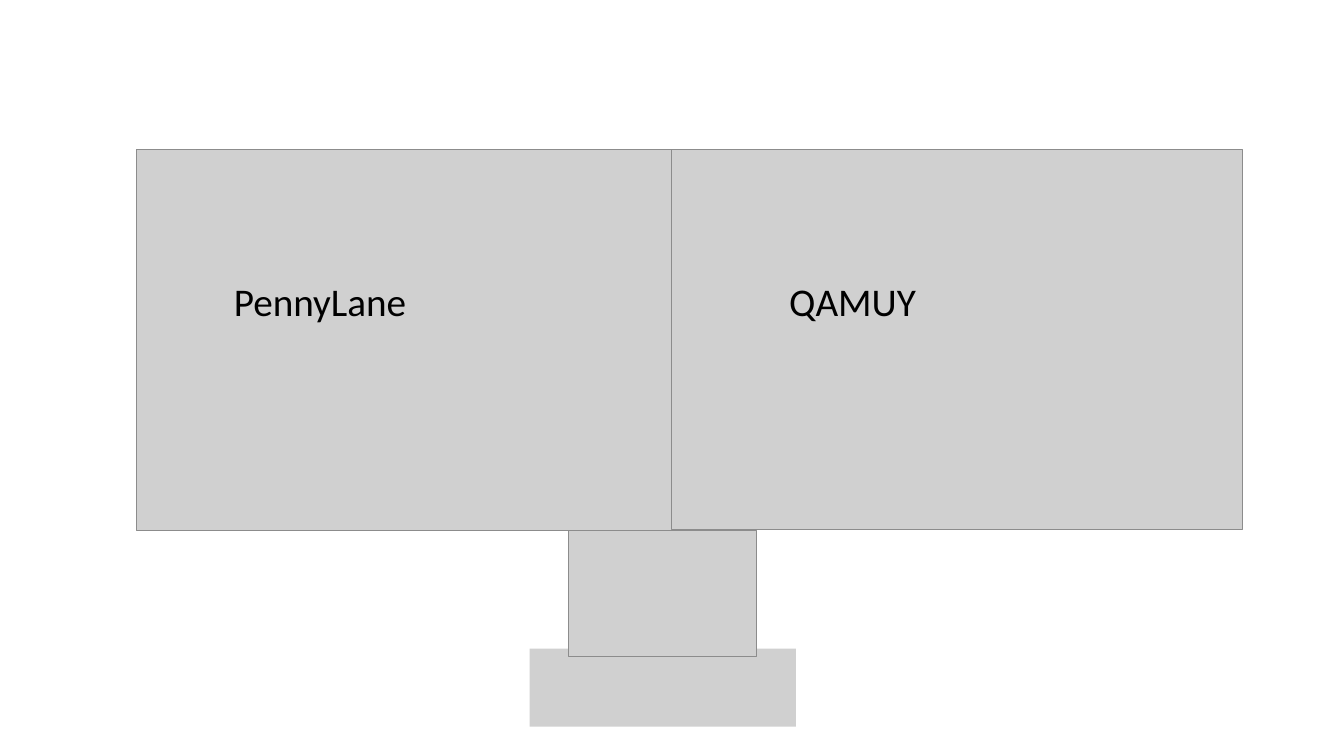
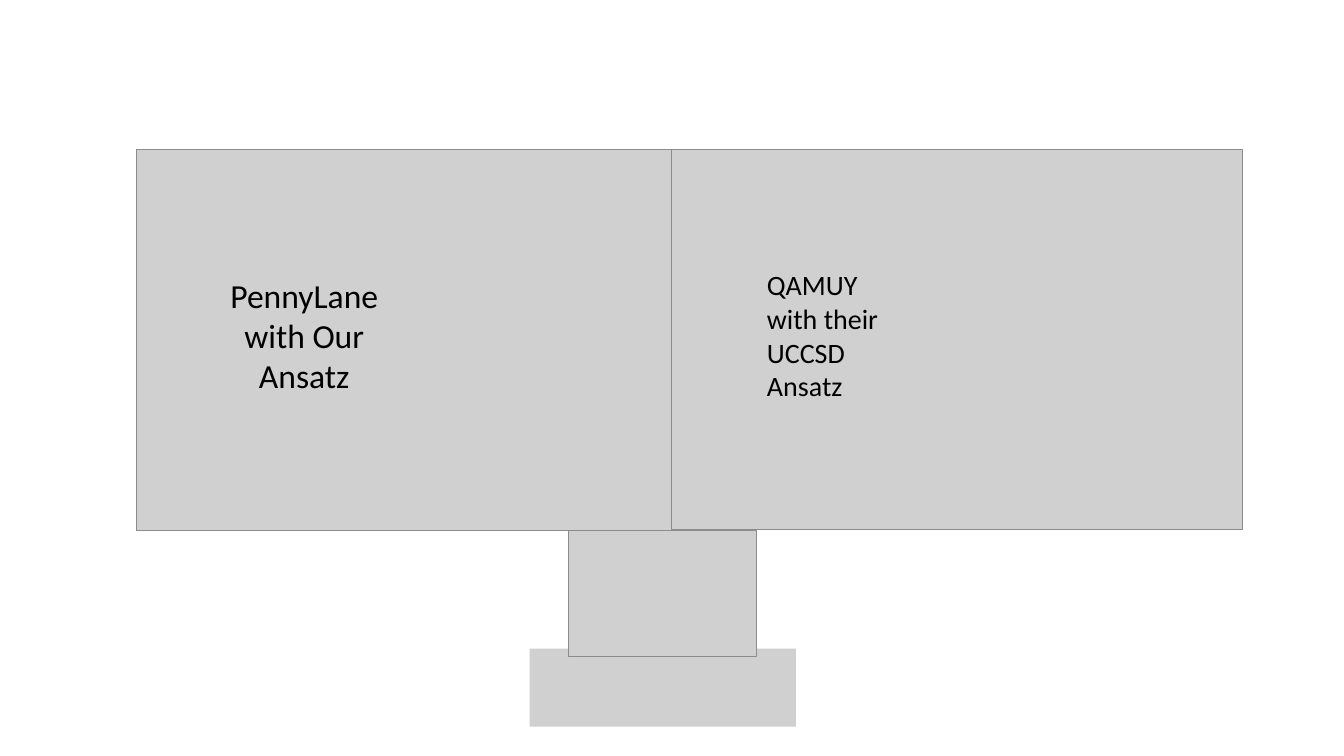
Before and after one commit to cheechonghian/Qanything_Chem_Project_Final, a slide deck: slide 7 of Qanything Results Presentation.pptx. Drawn at 1344x756 pixels with LibreOffice and Linux fonts; fonts in the diff are those of the drawing; grey boxes stand for pictures. Boxes give left, top, right and bottom in pixels: in the first picture for what was removed or moved away, otherwise in the second. Text is boxed around its words. In the diff, an @@ line names an element or a change of style, - is before the commit and + after.

```diff
--- a/Qanything Results Presentation.pptx
+++ b/Qanything Results Presentation.pptx
@@ text at bbox=[230, 286, 378, 389]: text changed; size 28 to 24 pt @@
-PennyLane
+PennyLane with Our Ansatz
@@ text added at bbox=[767, 277, 878, 396], 20 pt, text #000000 @@
+QAMUY
+with their UCCSD Ansatz
@@ text removed at bbox=[789, 290, 916, 321] @@
-QAMUY
```
Also in this commit, not shown: 8 other slides changed, 3 slides added, 2 slides removed, 1 other file.
